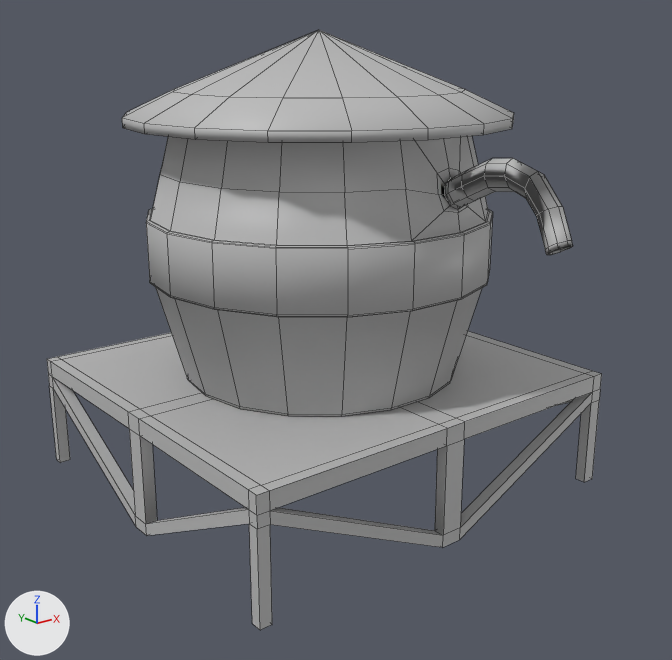
Before and after pictures for a commit that changed the FBX model Models/GhostCowboy/Tower/water tower/ghostWestern_tower_waterTower_d0.fbx.
Rendered twice from a camera (50 mm lens) standing at (-0.247, -0.321, 0.197) and looking at (0.001, -0.012, 0.073). Arrows for +X, +Y and +Z are at lower left; the lights stay in place. Mesh edges are drawn as thin lines. Where no turn or scale is listed for an object, it has been applied to the vertices.
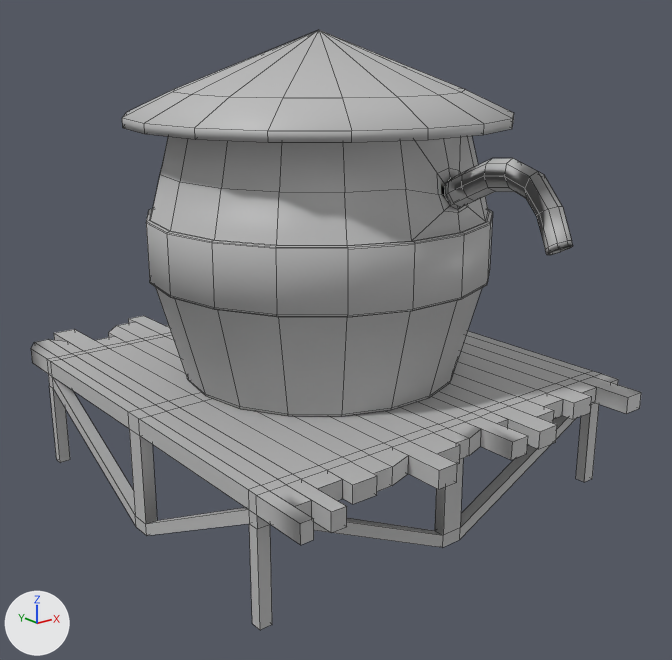
What changed in the scene script:
```text
Change me_mesh:
    used by ob_polysurface2; location = (0.0, 0.0, 0.0)
    remove me_mesh.from_pydata(...)  # 569 vertices, 604 faces; spans x -0.093..0.094, y -0.126..0.088, z 0.0..0.2
    add me_mesh.from_pydata(...)  # 895 vertices, 930 faces; spans x -0.093..0.094, y -0.126..0.125, z 0.0..0.2
    me_mesh part 1: 326 vertices added at x -0.093..0.094, y -0.112..0.125, z 0.045..0.052
```

What differs and where, as boxes (x1, y1, x2, y2) in the pictures (672 x 660 px):
'polySurface2', reshaped (10% wider)
    before: (47, 30, 602, 630)
    after: (31, 30, 641, 630)
part 1 of me_mesh, added
    after: (31, 316, 641, 545)
